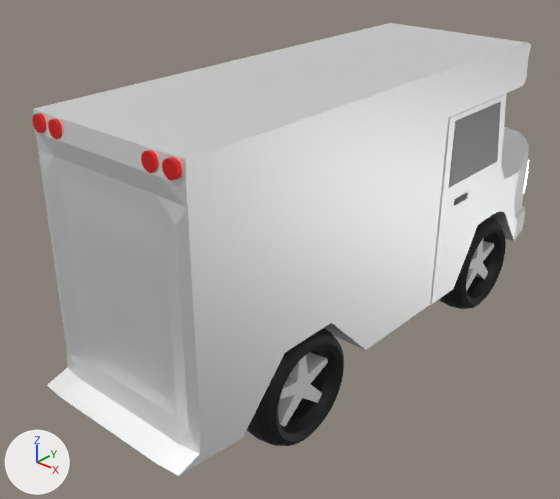
The Blender file Assets/truck.blend: old version first, new version second.
Rendered twice from a 50 mm lens placed at (6.63, -7.42, 4.31), pointed at (-0.5, 0.67, -1.01). Lighting does not change. The marker at lower left points along +X, +Y and +Z.

Objects in the first picture: 'Back of truck', 'Cylinder', 'Cylinder.001', 'Cylinder.002', 'Cylinder.003', 'Door handles', 'Doors', 'FRight rim', 'FRightwheel', 'Left headlights', 'LeftRight windows', 'RRight rim', 'RRight wheel', 'front truck'.
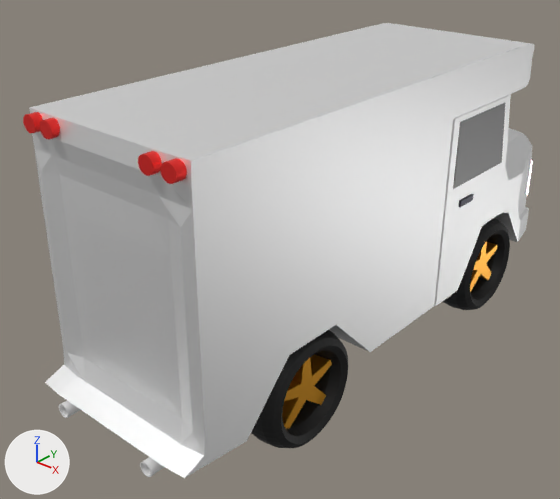
What differs and where, as boxes [x1, y1, x2, y2] in the pictures (560 x 499 px):
'Back of truck', rescaled: before [33, 23, 531, 476]; after [29, 23, 535, 478]
'Doors', rescaled: before [430, 95, 505, 304]; after [434, 95, 510, 306]
'RRight wheel', moved, rescaled: before [247, 328, 344, 446]; after [251, 330, 348, 448]
'LeftRight windows', rescaled: before [449, 102, 501, 187]; after [453, 103, 505, 189]
'FRightwheel', moved, rescaled: before [439, 217, 506, 309]; after [442, 218, 510, 310]
'front truck', rescaled: before [490, 127, 529, 241]; after [494, 128, 532, 242]
'RRight rim', recoloured, moved, rescaled: before [278, 352, 328, 426]; after [282, 354, 332, 429]
'FRight rim', recoloured, moved, rescaled: before [466, 239, 494, 291]; after [470, 241, 497, 292]
'Cylinder.003', moved, rescaled: before [162, 157, 182, 180]; after [160, 158, 187, 184]
'Cylinder.002', moved, rescaled: before [141, 150, 158, 173]; after [138, 151, 162, 176]
'Cylinder', moved: before [32, 113, 46, 133]; after [23, 112, 43, 133]
'Cylinder.001', moved: before [48, 118, 62, 139]; after [40, 118, 60, 140]
'Right tailpipe', added: after [140, 457, 164, 477]
'Left tailpipe', added: after [59, 400, 81, 418]
'Door handles', rescaled (13% wider): before [454, 193, 468, 206]; after [458, 194, 474, 207]
'Left headlights', moved: before [524, 160, 529, 192]; after [527, 163, 532, 194]

What changed in the scene script:
```text
Add mat_material_019:
    mat_material_019 = principled_material('Material.019')
    mat_material_019.base_color = (0.784, 0.352, 0.0123)  # orange #e5a01d
    mat_material_019.metallic = 0.872
    mat_material_019.roughness = 0.35
Add mat_material_018:
    mat_material_018 = principled_material('Material.018')
    mat_material_018.base_color = (0.784, 0.352, 0.0123)  # orange #e5a01d
    mat_material_018.metallic = 0.872
    mat_material_018.roughness = 0.35
Change me_cylinder_006:
    where me_cylinder_006.from_pydata(...)  # 64 vertices, 34 faces; spans x -0.83..1.0, y -0.98..0.96, z -1.0..1.0
    add me_cylinder_006.materials.append(mat_material_018)  # orange #e5a01d
Change me_cylinder_007:
    where me_cylinder_007.from_pydata(...)  # 64 vertices, 34 faces; spans x -0.83..1.0, y -0.98..0.96, z -1.0..1.0
    add me_cylinder_007.materials.append(mat_material_019)  # orange #e5a01d
Add me_cylinder_011:
    me_cylinder_011.from_pydata(...)  # 128 vertices, 68 faces; spans x -1.0..1.0, y -1.0..1.0, z -1.0..1.0
Change ob_front_truck:
    ob_front_truck.scale: (1.29, 1.0, 1.0) -> (1.37, 1.0, 1.0)
Change ob_back_of_truck:
    ob_back_of_truck.scale: (1.3, 3.0, 2.0) -> (1.38, 3.0, 2.0)
Change ob_leftright_windows:
    ob_leftright_windows.scale: (1.33, 0.717, 0.556) -> (1.41, 0.717, 0.556)
Change ob_cylinder:
    ob_cylinder.location: (-1.12, -2.29, 1.67) -> (-1.19, -2.37, 1.67)
Change ob_cylinder_001:
    ob_cylinder_001.location: (-0.81, -2.29, 1.67) -> (-0.86, -2.37, 1.67)
Change ob_cylinder_002:
    ob_cylinder_002.location: (0.81, -2.29, 1.67) -> (0.86, -2.37, 1.67)
    ob_cylinder_002.scale: (0.11, 0.11, 0.5) -> (0.116, 0.11, 0.5)
Change ob_cylinder_003:
    ob_cylinder_003.location: (1.13, -2.29, 1.67) -> (1.2, -2.37, 1.67)
    ob_cylinder_003.scale: (0.11, 0.11, 0.5) -> (0.116, 0.11, 0.5)
Change ob_doors:
    ob_doors.scale: (1.32, 1.0, 0.602) -> (1.4, 1.0, 0.602)
Change ob_door_handles:
    ob_door_handles.scale: (1.34, 0.19, 0.05) -> (1.44, 0.19, 0.05)
Change ob_left_headlights:
    ob_left_headlights.location: (0.9, 4.84, -0.87) -> (0.95, 4.84, -0.87)
Change ob_rright_wheel:
    ob_rright_wheel.location: (0.98, -0.8, -1.99) -> (1.03, -0.8, -1.99)
    ob_rright_wheel.scale: (0.7, 0.7, 1.5) -> (0.7, 0.7, 1.59)
Change ob_frightwheel:
    ob_frightwheel.location: (0.98, 4.04, -1.99) -> (1.03, 4.04, -1.99)
    ob_frightwheel.scale: (0.7, 0.7, 1.5) -> (0.7, 0.7, 1.59)
Change ob_rright_rim:
    ob_rright_rim.location: (0.98, -0.8, -1.99) -> (1.03, -0.8, -1.99)
    ob_rright_rim.scale: (0.6, 0.6, 0.262) -> (0.6, 0.6, 0.277)
Change ob_fright_rim:
    ob_fright_rim.location: (0.98, 4.04, -1.99) -> (1.03, 4.04, -1.99)
    ob_fright_rim.scale: (0.6, 0.6, 0.262) -> (0.6, 0.6, 0.277)
Add ob_right_tailpipe:
    ob_right_tailpipe = bpy.data.objects.new('Right tailpipe', me_cylinder_011)
    ob_right_tailpipe.location = (0.82, -2.55, -2.01)
    ob_right_tailpipe.rotation_euler = (1.571, 0.0, 0.0)  # degrees (90, 0, 0)
    ob_right_tailpipe.scale = (0.1, 0.1, 0.65)
Add ob_left_tailpipe:
    ob_left_tailpipe = bpy.data.objects.new('Left tailpipe', me_cylinder_011.copy())
    ob_left_tailpipe.location = (-0.82, -2.55, -2.01)
    ob_left_tailpipe.rotation_euler = (1.571, 0.0, 0.0)  # degrees (90, 0, 0)
    ob_left_tailpipe.scale = (0.1, 0.1, 0.65)
```
